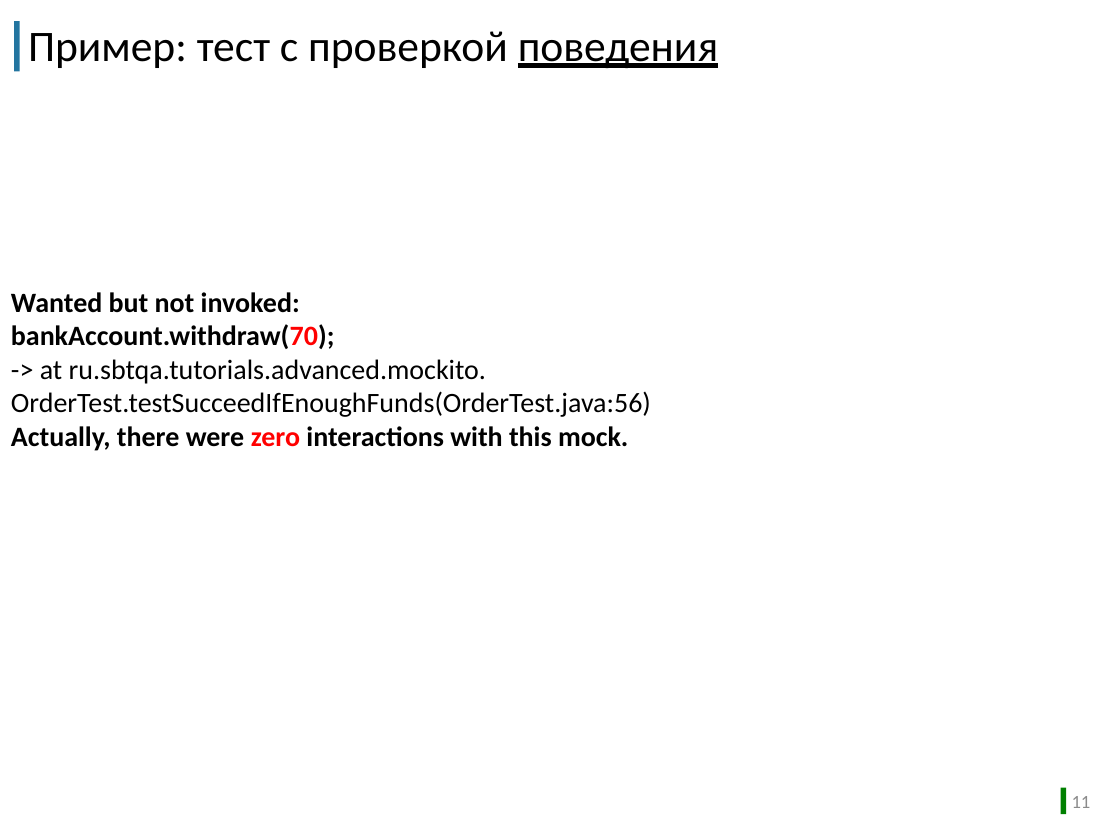
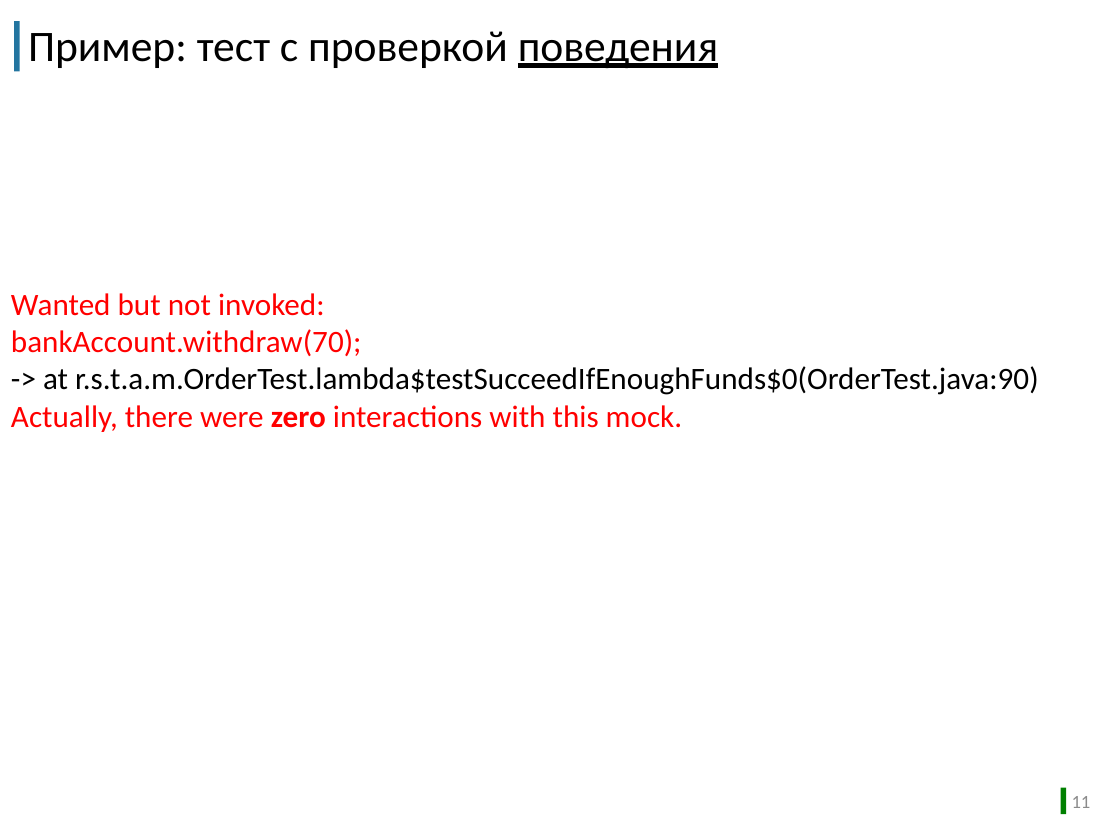
Before and after one commit to sbtqa/tutorials, a slide deck: slide 11 of automationqa-course/11.advanced/mockito/1.What is mockito/Зачем нужен mockito.pptx. Drawn at 1120x840 pixels with LibreOffice and Linux fonts; fonts in the diff are those of the drawing; background and template pictures are left out. Boxes give left, top, right and bottom in pixels: in the first picture for what was removed or moved away, otherwise in the second. Text is boxed around its words. In the diff, an @@ line names an element or a change of style, - is before the commit and + after.

```diff
--- a/automationqa-course/11.advanced/mockito/1.What is mockito/Зачем нужен mockito.pptx
+++ b/automationqa-course/11.advanced/mockito/1.What is mockito/Зачем нужен mockito.pptx
@@ text at <box>11,293,682,432</box>: size 18 to 20 pt in "Wanted but not invoked:", "bankAccount.withdraw(70);", "Actually, there were zero interactions with this ..."; text colour #000000 to #FF0000, bold off in "Wanted but not invoked:", "bankAccount.withdraw(70);", "Actually, there were interactions with this mock." @@
@@ text at <box>43,366,1039,395</box>: text changed; size 18 to 20 pt @@
--> at ru.sbtqa.tutorials.advanced.mockito. OrderTest.testSucceedIfEnoughFunds(OrderTest.java:56)
+-> at r.s.t.a.m.OrderTest.lambda$testSucceedIfEnoughFunds$0(OrderTest.java:90)
```
Also in this commit, not shown: 1 other slide changed, 1 other file.
